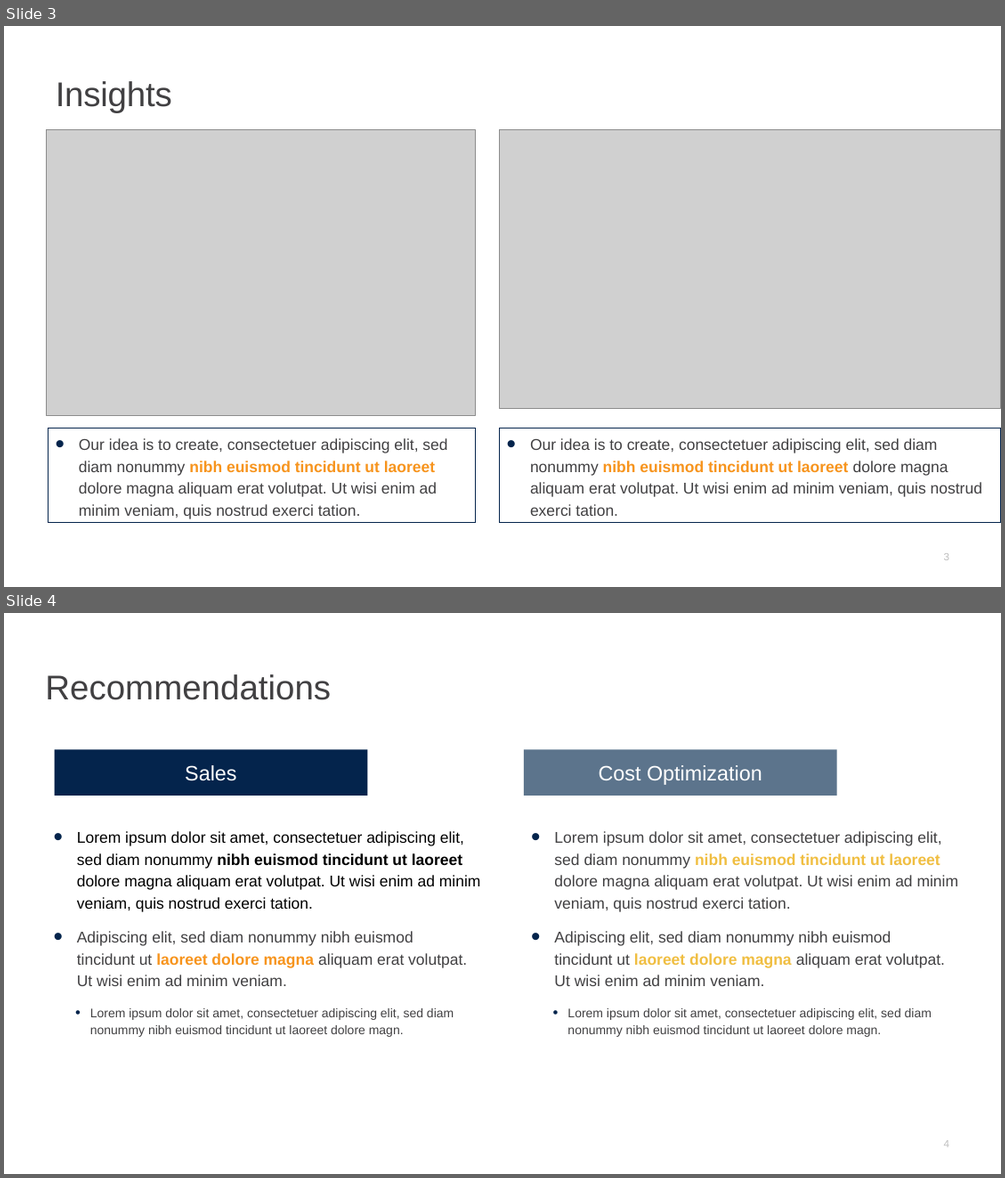
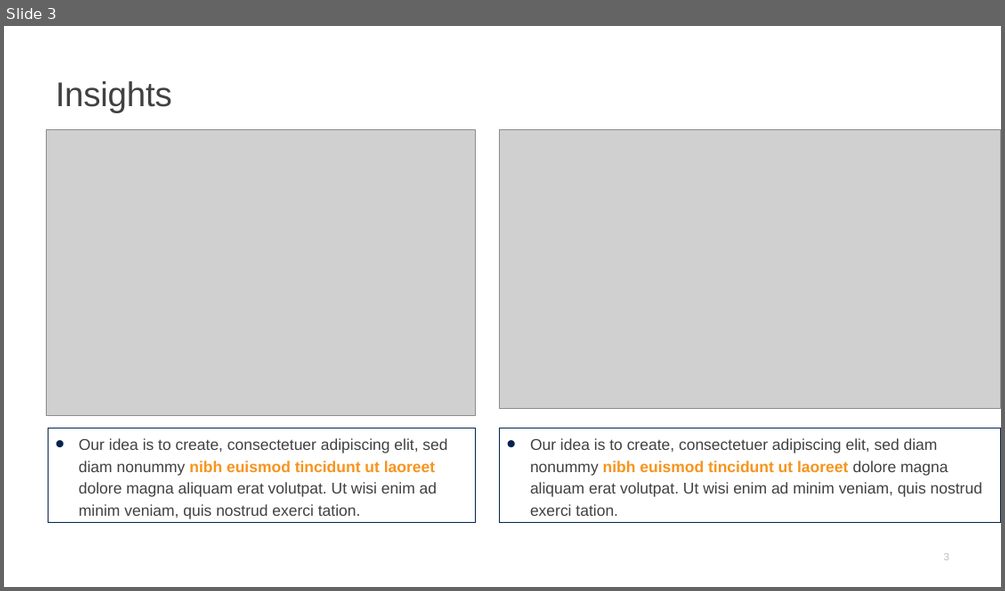
Before and after one commit to edimaudo/hackathon_coding_challenges, a slide deck: afp_challenge/afp_challenge_deck.pptx. Shown one above the other, each under a label of ours: slides 3 and 4 before the commit, slide 3 after it. The pictures are 1005x1178 and 1005x591 pixels, drawn with LibreOffice and Linux fonts; fonts in the diff are those of the drawing; grey boxes stand for pictures. Boxes give left, top, right and bottom in pixels: in the first picture for what was removed or moved away, otherwise in the second. Text is boxed around its words. In the diff, an @@ line names an element or a change of style, - is before the commit and + after.

```diff
--- a/afp_challenge/afp_challenge_deck.pptx
+++ b/afp_challenge/afp_challenge_deck.pptx
@@ slide 4 removed at (4,613,1001,1174), background #FFFFFF @@
@@ title removed at (45,674,331,700) @@
-Recommendations
@@ rectangle removed at (54,750,367,795) @@
-Sales
@@ rectangle removed at (524,750,837,795) @@
-Cost Optimization
@@ text removed at (77,831,481,1037) @@
-• Lorem ipsum dolor sit amet, consectetuer adipiscing elit, sed diam nonummy nibh euismod tincidunt ut laoreet dolore magna aliquam erat volutpat. Ut wisi enim ad minim veniam, quis nostrud exerci tation.
-• Adipiscing elit, sed diam nonummy nibh euismod
-  tincidunt ut laoreet dolore magna aliquam erat volutpat.
-  Ut wisi enim ad minim veniam.
-  • Lorem ipsum dolor sit amet, consectetuer adipiscing elit, sed diam nonummy nibh euismod tincidunt ut laoreet dolore magn.
@@ text removed at (554,831,959,1037) @@
-• Lorem ipsum dolor sit amet, consectetuer adipiscing elit, sed diam nonummy nibh euismod tincidunt ut laoreet dolore magna aliquam erat volutpat. Ut wisi enim ad minim veniam, quis nostrud exerci tation.
-• Adipiscing elit, sed diam nonummy nibh euismod
-  tincidunt ut laoreet dolore magna aliquam erat volutpat.
-  Ut wisi enim ad minim veniam.
-  • Lorem ipsum dolor sit amet, consectetuer adipiscing elit, sed diam nonummy nibh euismod tincidunt ut laoreet dolore magn.
@@ page number removed at (944,1140,949,1145) @@
-4
```
Also in this commit, not shown: 1 slide changed, 1 slide added.
